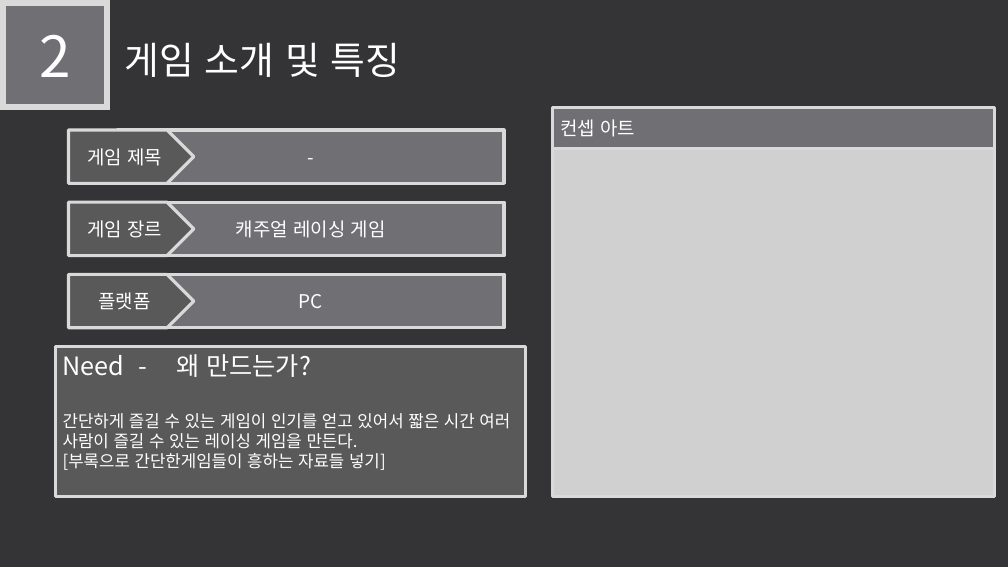
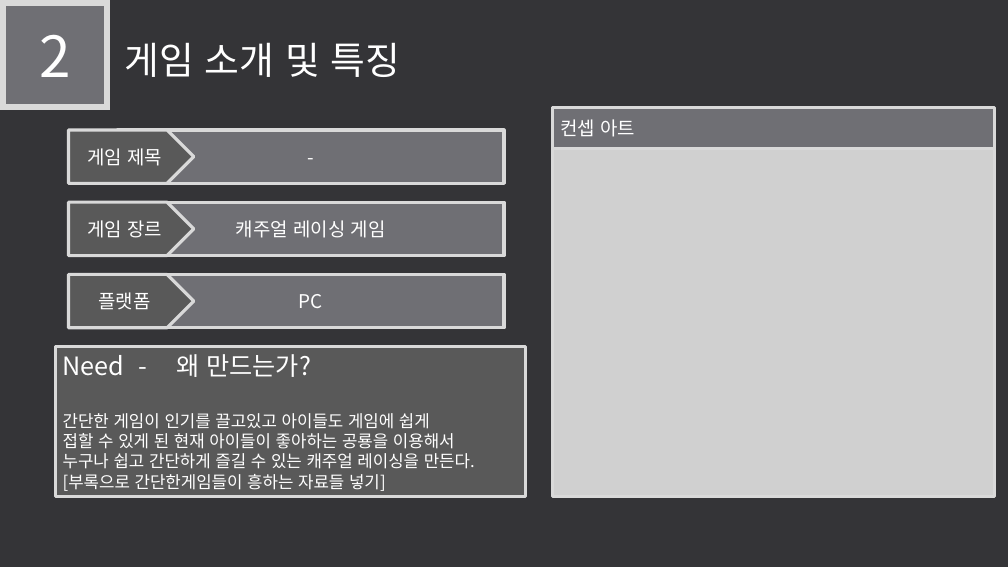
Before and after one commit to LEGO0937/Our_Project, a slide deck: slide 5 of 기획단계/졸작 제안서_α.pptx. Drawn at 1008x567 pixels with LibreOffice and Linux fonts; fonts in the diff are those of the drawing; grey boxes stand for pictures. Boxes give left, top, right and bottom in pixels: in the first picture for what was removed or moved away, otherwise in the second. Text is boxed around its words. In the diff, an @@ line names an element or a change of style, - is before the commit and + after.

```diff
--- a/기획단계/졸작 제안서_α.pptx
+++ b/기획단계/졸작 제안서_α.pptx
@@ text in rectangle at (x1=63, y1=413, x2=475, y2=469): text changed @@
-간단하게 즐길 수 있는 게임이 인기를 얻고 있어서 짧은 시간 여러 사람이 즐길 수 있는 레이싱 게임을 만든다.
+간단한 게임이 인기를 끌고있고 아이들도 게임에 쉽게
+접할 수 있게 된 현재 아이들이 좋아하는 공룡을 이용해서
+누구나 쉽고 간단하게 즐길 수 있는 캐주얼 레이싱을 만든다.
```
Also in this commit, not shown: 3 other slides changed.
